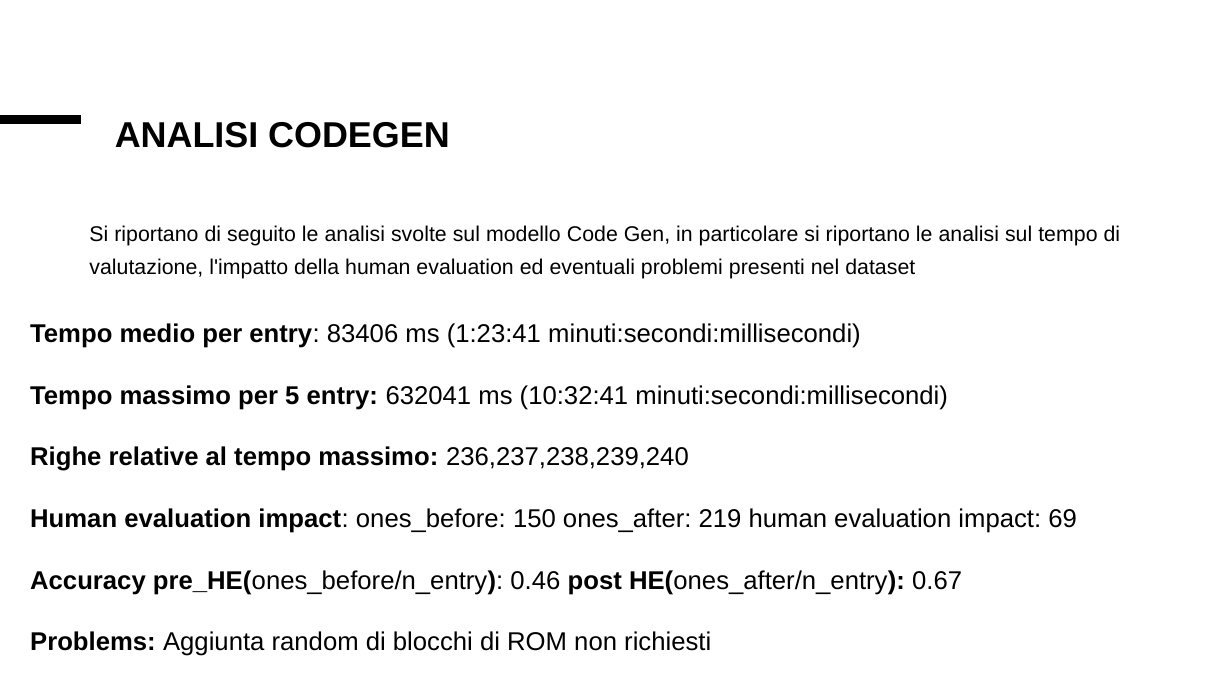
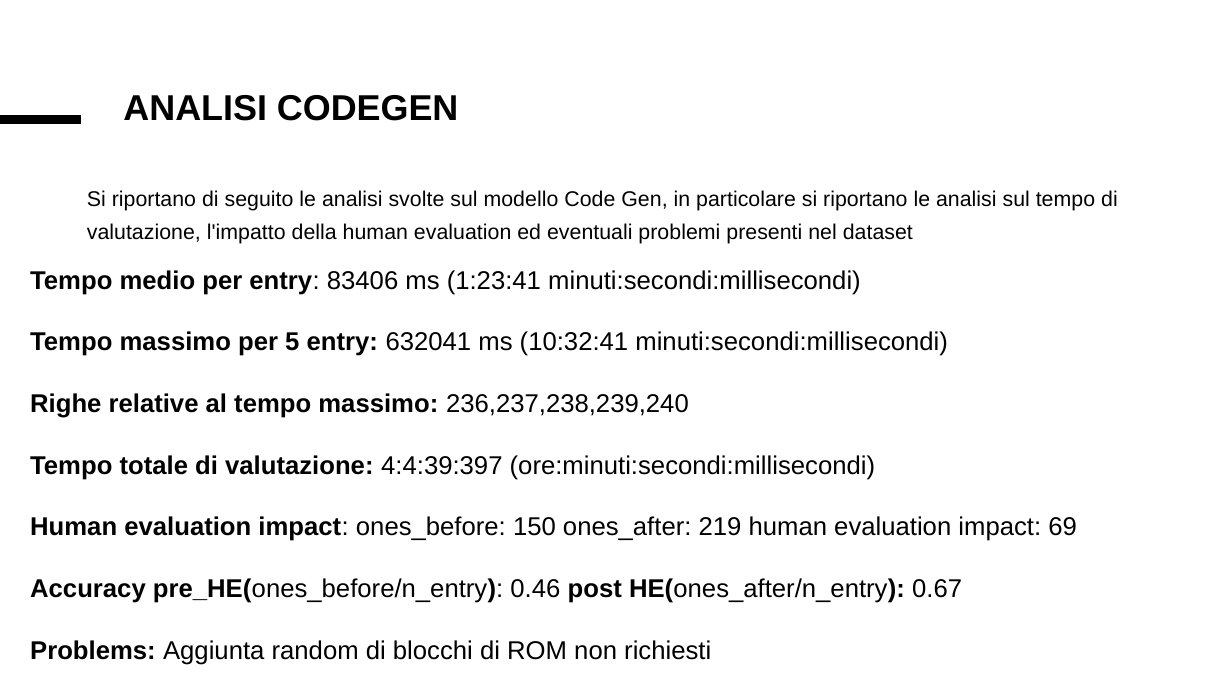
Before and after one commit to Simpronic/Tesi_Generatore_VHDL, a slide deck: slide 4 of altro/Presentazione_risultati.pptx. Drawn at 1232x693 pixels with LibreOffice and Linux fonts; fonts in the diff are those of the drawing. Boxes give left, top, right and bottom in pixels: in the first picture for what was removed or moved away, otherwise in the second. Text is boxed around its words. In the diff, an @@ line names an element or a change of style, - is before the commit and + after.

```diff
--- a/altro/Presentazione_risultati.pptx
+++ b/altro/Presentazione_risultati.pptx
@@ title "ANALISI CODEGEN": place and size @@
-title "ANALISI CODEGEN" at (115, 122, 449, 148)
+title "ANALISI CODEGEN" at (123, 95, 458, 121)
@@ text "Si riportano di seguito le ...": place and size @@
-text "Si riportano di seguito le ..." at (89, 225, 1121, 279)
+text "Si riportano di seguito le ..." at (87, 190, 1118, 244)
@@ text "Tempo medio per entry: 83406 ...": place and size @@
-text "Tempo medio per entry: 83406 ..." at (30, 323, 1077, 656)
+text "Tempo medio per entry: 83406 ..." at (30, 270, 1077, 665)
@@ text at (30, 455, 875, 480): paragraph added @@
+Tempo totale di valutazione: 4:4:39:397 (ore:minuti:secondi:millisecondi)
```
Also in this commit, not shown: 2 other slides changed.
